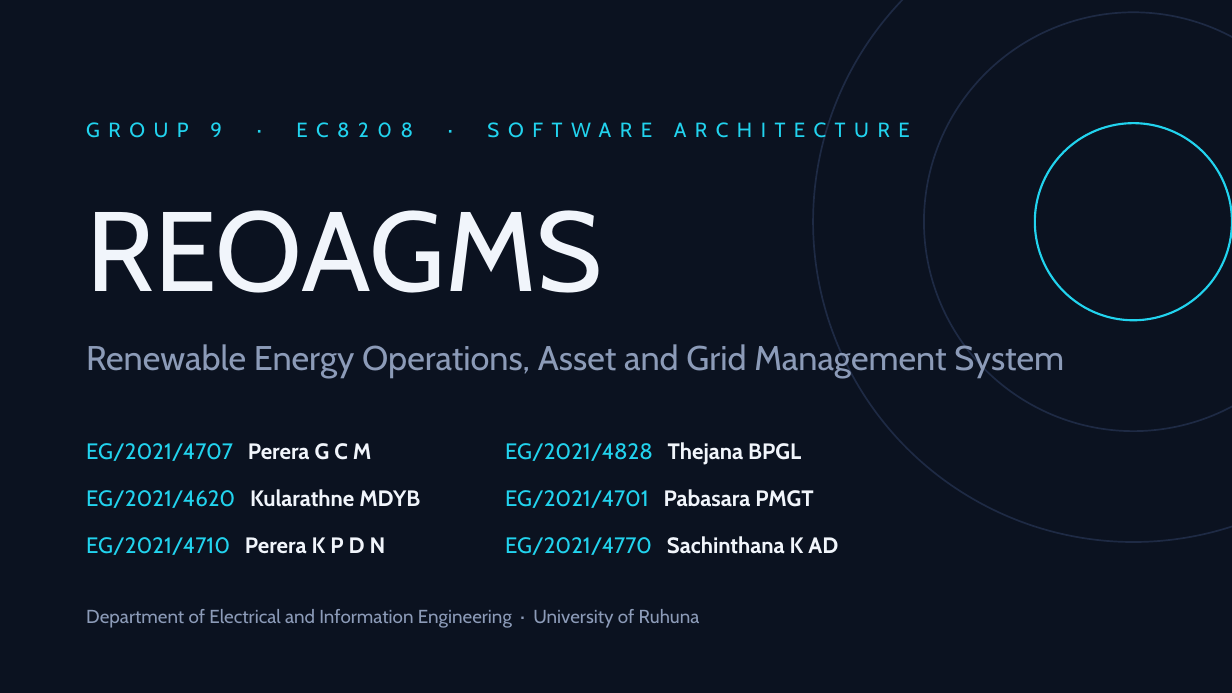
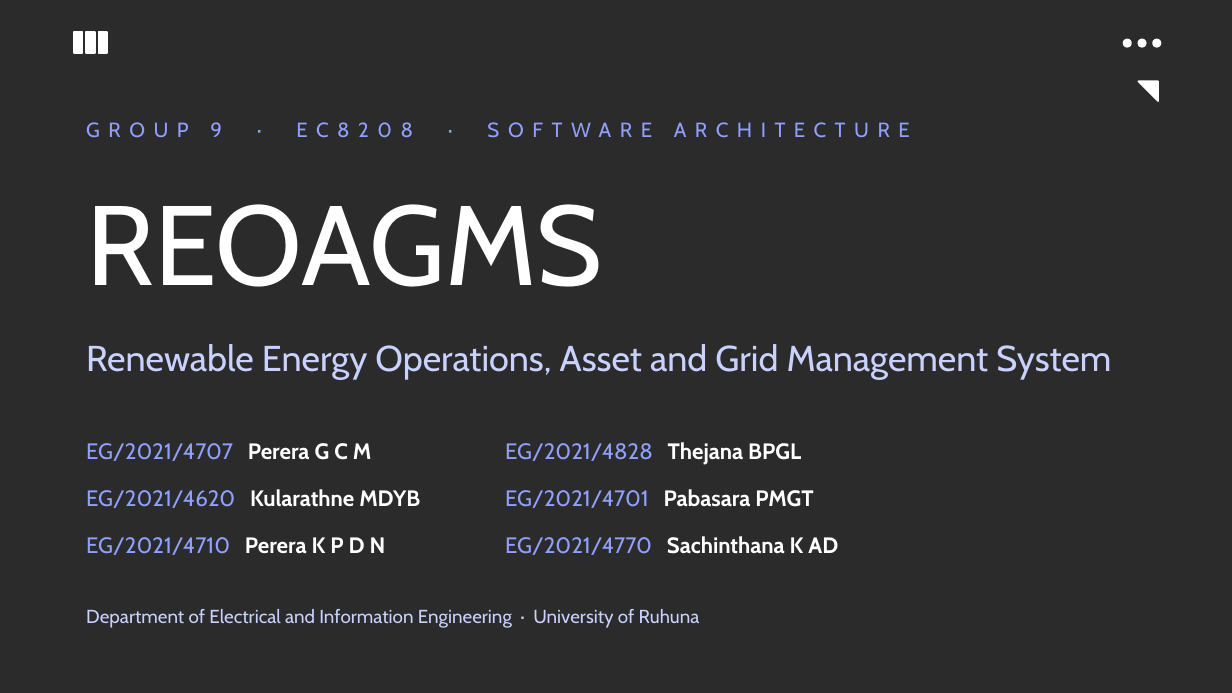
Before and after one commit to CharithManaujayaMUTEC/REOAGMS, a slide deck: slide 1 of deliverables/REOAGMS-Team-Presentation.pptx. Drawn at 1232x693 pixels with LibreOffice and Linux fonts; fonts in the diff are those of the drawing; background and template pictures are left out; a plain dark background stands for a picture behind light text. Boxes give left, top, right and bottom in pixels: in the first picture for what was removed or moved away, otherwise in the second. Text is boxed around its words. In the diff, an @@ line names an element or a change of style, - is before the commit and + after.

```diff
--- a/deliverables/REOAGMS-Team-Presentation.pptx
+++ b/deliverables/REOAGMS-Team-Presentation.pptx
@@ background #0B1220 to picture (left out) @@
@@ ellipse removed at (813, 0, 1232, 542) @@
@@ ellipse removed at (924, 12, 1232, 431) @@
@@ rectangle added at (74, 32, 83, 53), fill #FFFFFF, outline #FFFFFF 1 pt @@
@@ rectangle added at (86, 32, 95, 53), fill #FFFFFF, outline #FFFFFF 1 pt @@
@@ rectangle added at (99, 32, 107, 53), fill #FFFFFF, outline #FFFFFF 1 pt @@
@@ ellipse added at (1124, 39, 1131, 47), fill #FFFFFF, outline #FFFFFF 1 pt @@
@@ ellipse added at (1138, 39, 1146, 47), fill #FFFFFF, outline #FFFFFF 1 pt @@
@@ ellipse added at (1153, 39, 1161, 47), fill #FFFFFF, outline #FFFFFF 1 pt @@
@@ right triangle added at (1138, 81, 1158, 101), fill #FFFFFF, outline #FFFFFF 1 pt @@
@@ text "GROUP 9 · EC8208 · ..." at (210, 122, 222, 137): text colour #22D3EE to #8FA0FF @@
@@ ellipse removed at (1035, 123, 1232, 320) @@
@@ text "REOAGMS" at (86, 204, 603, 287): text colour #F1F5FB to #FFFFFF @@
@@ text "Renewable Energy Operations, Asset and ..." at (86, 344, 1111, 380): size 20 to 21 pt, text colour #8C9BB8 to #C9D1FF @@
@@ text "EG/2021/4707 Perera G C M" at (86, 443, 372, 461): text colour #22D3EE to #8FA0FF in "EG/2021/4707"; text colour #F1F5FB to #FFFFFF in "Perera G C M" @@
@@ text "EG/2021/4828 Thejana BPGL" at (505, 442, 801, 465): text colour #22D3EE to #8FA0FF in "EG/2021/4828"; text colour #F1F5FB to #FFFFFF in "Thejana BPGL" @@
@@ text "EG/2021/4620 Kularathne MDYB" at (86, 489, 420, 508): text colour #22D3EE to #8FA0FF in "EG/2021/4620"; text colour #F1F5FB to #FFFFFF in "Kularathne MDYB" @@
@@ text "EG/2021/4701 Pabasara PMGT" at (505, 489, 813, 508): text colour #22D3EE to #8FA0FF in "EG/2021/4701"; text colour #F1F5FB to #FFFFFF in "Pabasara PMGT" @@
@@ text "EG/2021/4710 Perera K P D ..." at (86, 537, 386, 555): text colour #22D3EE to #8FA0FF in "EG/2021/4710"; text colour #F1F5FB to #FFFFFF in "Perera K P D N" @@
@@ text "EG/2021/4770 Sachinthana K AD" at (505, 536, 838, 555): text colour #22D3EE to #8FA0FF in "EG/2021/4770"; text colour #F1F5FB to #FFFFFF in "Sachinthana K AD" @@
@@ text "Department of Electrical and Information ..." at (86, 609, 700, 628): text colour #8C9BB8 to #C9D1FF @@
```
Also in this commit, not shown: 9 other slides changed, 5 other files.
